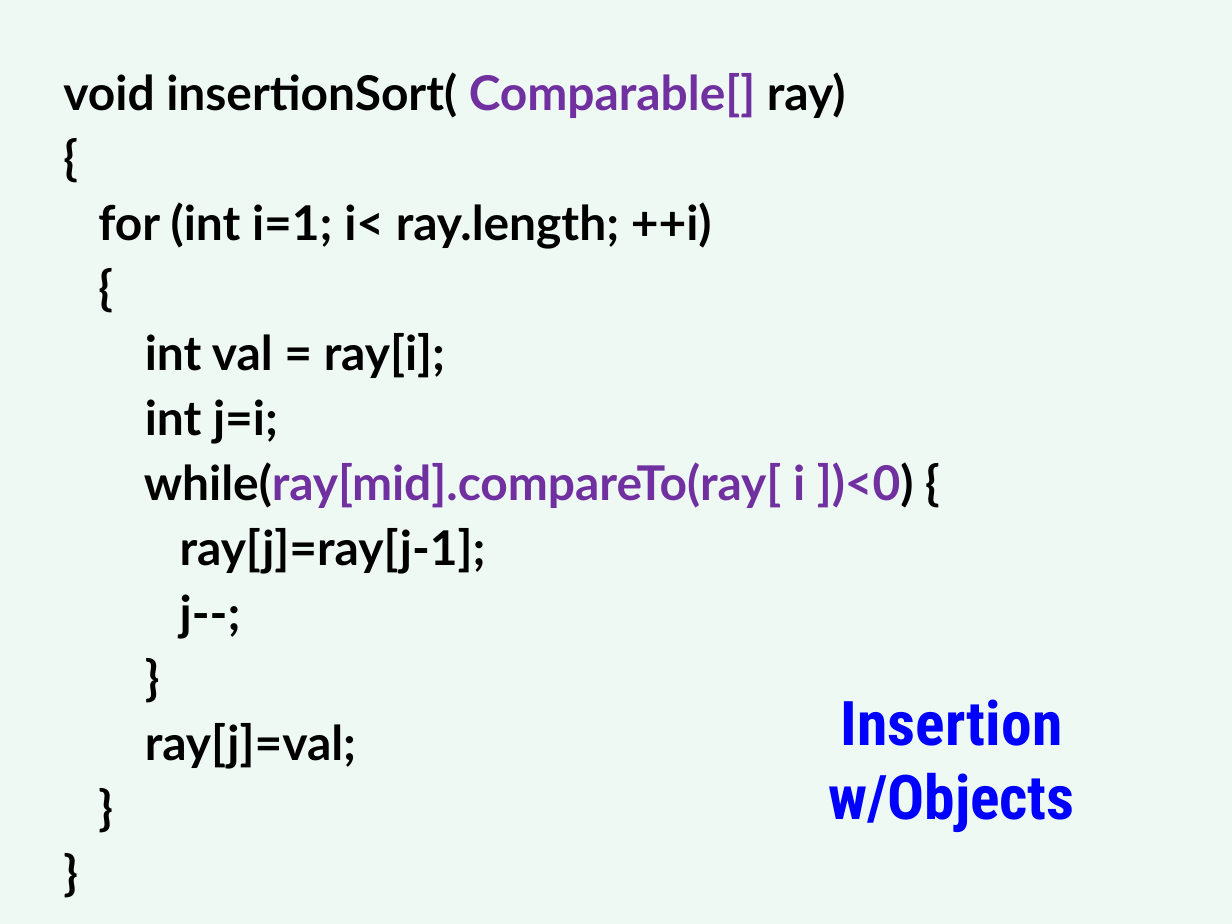
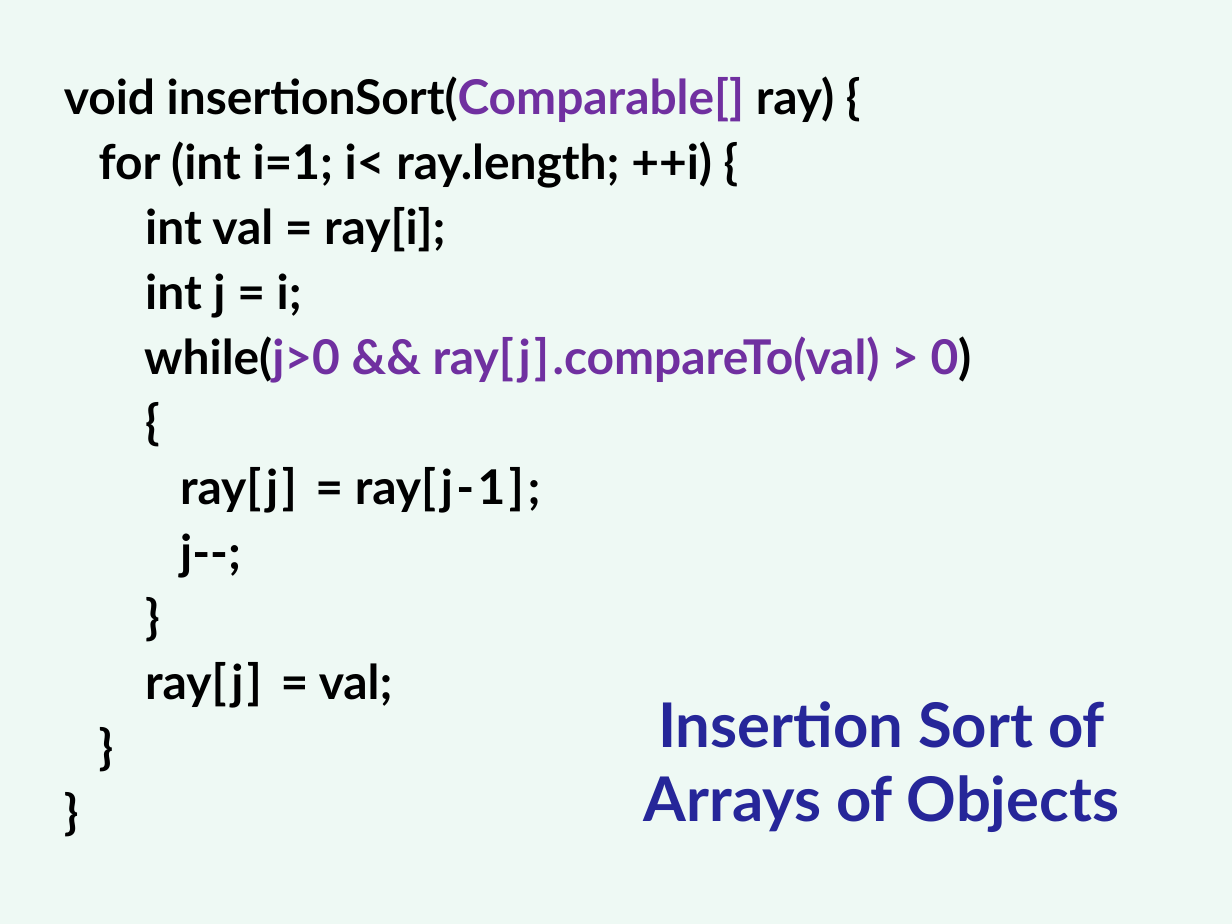
Before and after one commit to Cy-FairCS/cs3, a slide deck: slide 26 of u10b_sorts/notes/n2sorts.pptx. Drawn at 1232x924 pixels with LibreOffice and Linux fonts; fonts in the diff are those of the drawing. Boxes give left, top, right and bottom in pixels: in the first picture for what was removed or moved away, otherwise in the second. Text is boxed around its words. In the diff, an @@ line names an element or a change of style, - is before the commit and + after.

```diff
--- a/u10b_sorts/notes/n2sorts.pptx
+++ b/u10b_sorts/notes/n2sorts.pptx
@@ text at (x1=64, y1=76, x2=972, y2=383): text changed @@
-void insertionSort( Comparable[] ray)
+void insertionSort(Comparable[] ray) {
+for (int i=1; i< ray.length; ++i) {
+int val = ray[i];
+int j = i;
+while(j>0 && ray[j].compareTo(val) > 0)
@@ text at (x1=180, y1=467, x2=541, y2=513): text changed @@
-for (int i=1; i< ray.length; ++i)
-{
-int val = ray[i];
-int j=i;
-while(ray[mid].compareTo(ray[ i ])<0) {
-ray[j]=ray[j-1];
+ray[j] = ray[j-1];
@@ text at (x1=145, y1=662, x2=393, y2=708): spaces changed @@
-ray[j]=val;
+ray[j] = val;
@@ text added at (x1=644, y1=701, x2=1119, y2=832), 36 pt, text #262699, bold @@
+Insertion Sort of
+Arrays of Objects
@@ title removed at (x1=828, y1=699, x2=1075, y2=832) @@
-Insertion
-w/Objects
```
Also in this commit, not shown: 2 other slides changed, 2 slides added, 2 slides removed.
